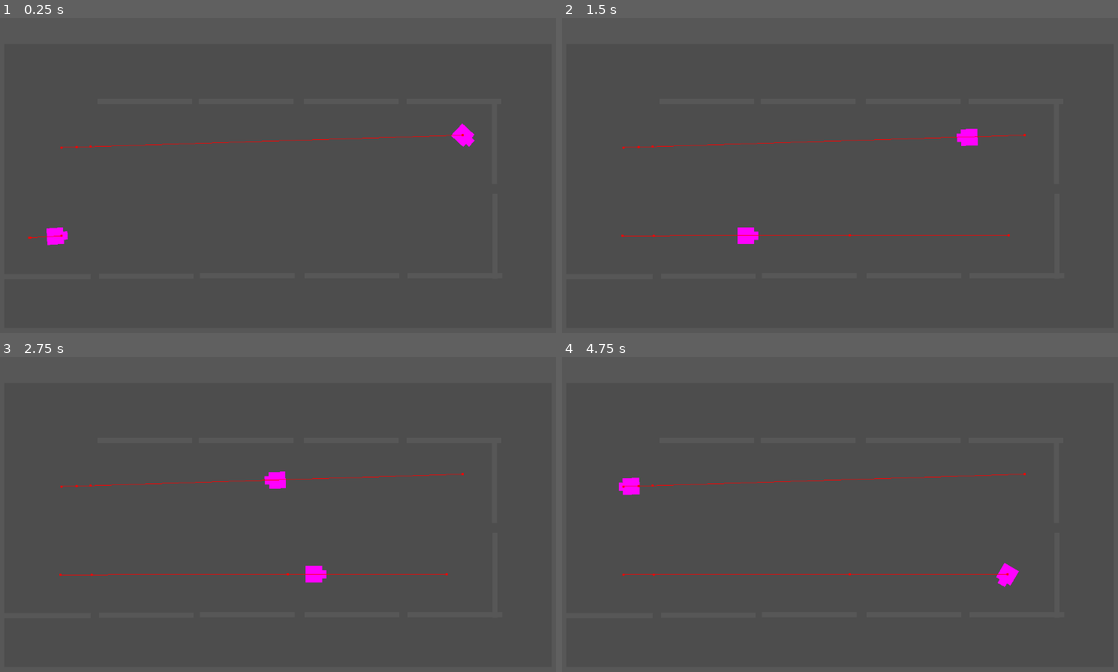
Above: before the commit, frames 1-4 (two rows, left to right).
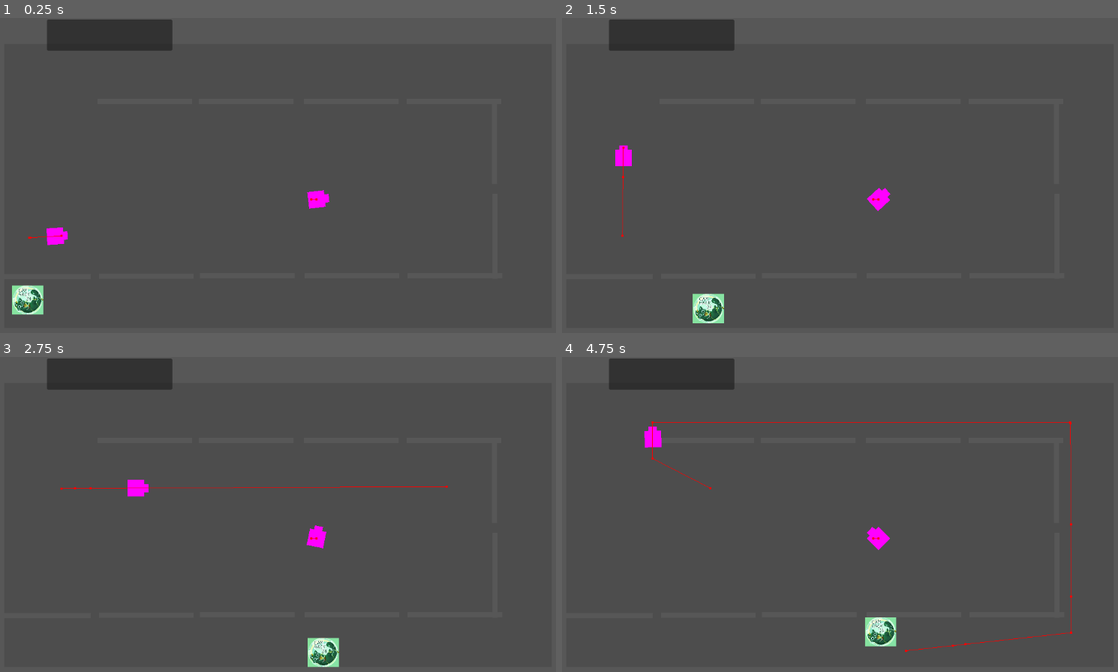
Above: after the commit, the same moments.

Repository: AmirH32/Bot-Or-Not
Game: Godot game, scene res://scenes/levels/level_3.tscn
The game is run twice, just before and just after one commit, with the same random seed, the same clock (stepped at 60 frames per second) and the same inputs. This scene is started directly instead of the project's main scene.
Inputs:
- Up to frame 1 (0.25 s): no input
- Up to frame 2 (1.5 s): hold Right (ui_right) 0.53-1.28 s; hold Down (ui_down) from 1.28 s (still down)
- Up to frame 3 (2.75 s): release Down (ui_down) at 2.03 s; hold Right (ui_right) from 2.03 s (still down)
- Up to frame 4 (4.75 s): release Right (ui_right) at 2.78 s; hold Up (ui_up) 2.78-3.53 s; hold Left (ui_left) from 3.53 s (still down)

The runs differ from the first frame. In frame 1, 3.3% of the frame differs, in the area x 2-86%, y 0-95%; in frame 2, 3.9%; in frame 3, 4.0%; in frame 4, 4.3%, in the area x 8-92%, y 0-94%.

Commit message:
updated level 3

Diff:
--- a/scenes/ai_navigation.tscn
+++ b/scenes/ai_navigation.tscn
@@ -26,8 +26,6 @@
 [node name="AI_navigation" type="NavigationAgent2D" parent="."]
 path_desired_distance = 5.0
 target_desired_distance = 5.0
-avoidance_enabled = true
-radius = 100.0
 debug_enabled = true
 debug_path_custom_color = Color(1, 0, 0, 1)
 
--- a/scenes/levels/level_3.tscn
+++ b/scenes/levels/level_3.tscn
@@ -1,7 +1,8 @@
-[gd_scene load_steps=5 format=3 uid="uid://cd4wwhcdyhoxp"]
+[gd_scene load_steps=6 format=3 uid="uid://cd4wwhcdyhoxp"]
 
 [ext_resource type="PackedScene" uid="uid://vnwr3jimmylu" path="res://scenes/levels/level_template.tscn" id="1_uepbj"]
 [ext_resource type="PackedScene" uid="uid://bke0dgo8ox7eu" path="res://scenes/wall.tscn" id="2_srdr6"]
+[ext_resource type="PackedScene" uid="uid://buylp0oplm2sj" path="res://scenes/movement.tscn" id="4_c1mvj"]
 [ext_resource type="PackedScene" uid="uid://bjea43707cf6s" path="res://scenes/ai_navigation.tscn" id="4_g5l4q"]
 
 [sub_resource type="NavigationPolygon" id="NavigationPolygon_1sptf"]
@@ -69,13 +70,19 @@
 [node name="AI" parent="." index="16" instance=ExtResource("4_g5l4q")]
 position = Vector2(98, 424)
 speed = 200.0
-path = Array[Vector2]([Vector2(160, 420), Vector2(900, 419), Vector2(900, 420)])
+path = Array[Vector2]([Vector2(160, 420), Vector2(160, 250), Vector2(900, 250), Vector2(900, 420)])
 view_dist = 500.0
 fov = 1.0
 
 [node name="AI2" parent="." index="17" instance=ExtResource("4_g5l4q")]
-position = Vector2(931, 226)
-speed = 200.0
-path = Array[Vector2]([Vector2(160, 250), Vector2(900, 251), Vector2(900, 250)])
-view_dist = 500.0
-fov = 1.0
+position = Vector2(650, 350)
+rot_speed = 0.5
+speed = 2000.0
+angle_tolerance = 0.01
+path = Array[Vector2]([Vector2(650, 350), Vector2(640, 350), Vector2(640, 360), Vector2(650, 360)])
+xrayvision = true
+view_dist = 2000.0
+fov = 0.059
+
+[node name="CharacterBody2D" parent="." index="18" instance=ExtResource("4_c1mvj")]
+position = Vector2(95, 544)
